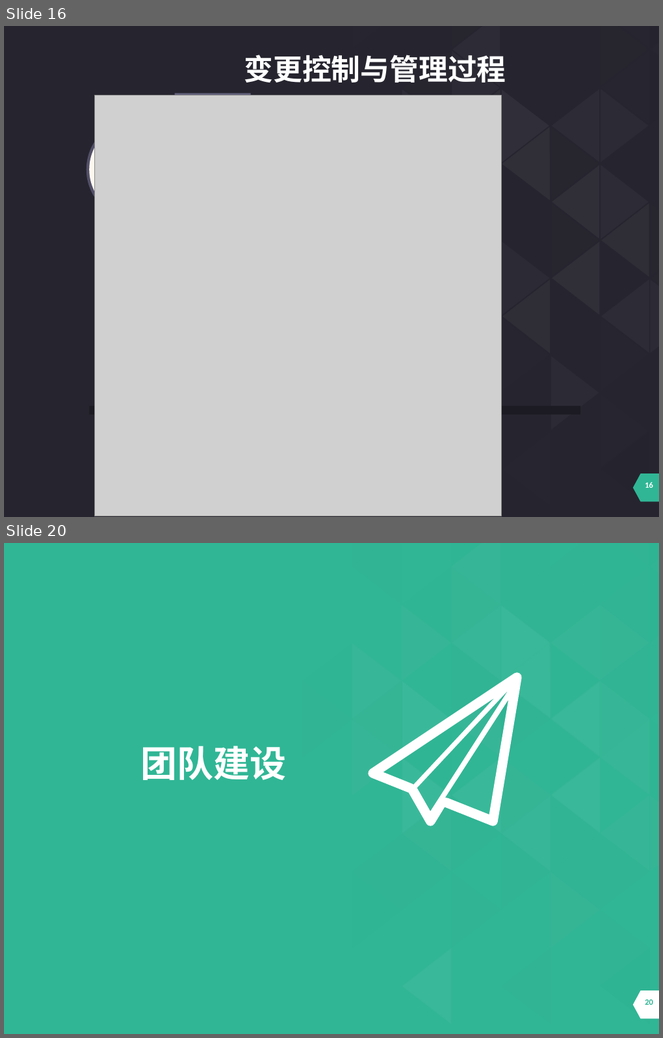
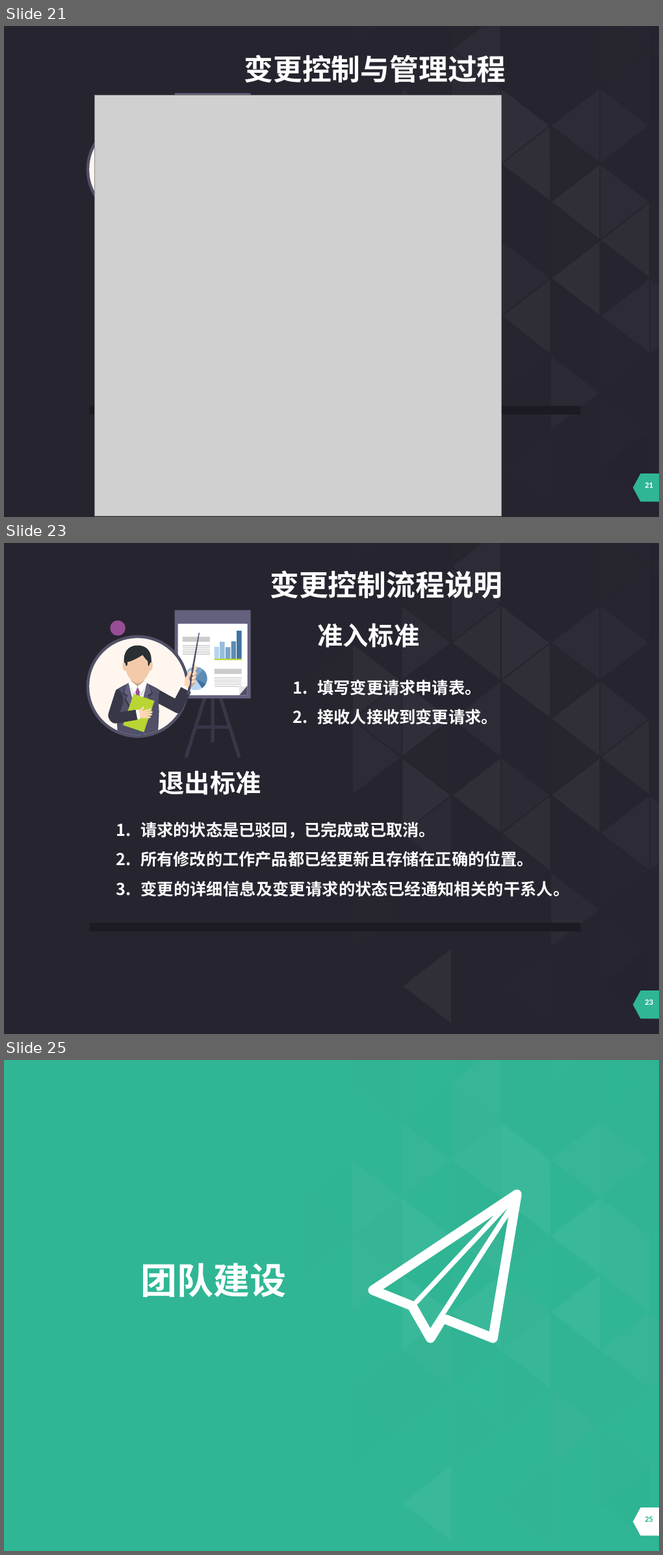
Before and after one commit to cchello/PRD2018-G01, a slide deck: 受控文档/需求管理阶段/PRD2018_G01_基于项目的案例教学系统需求变更评审PPT.pptx. Shown one above the other, each under a label of ours: slides 16 and 20 before the commit, slides 21, 23 and 25 after it; the slides between them are not shown. The pictures are 663x1038 and 663x1555 pixels, drawn with LibreOffice and Linux fonts; fonts in the diff are those of the drawing; grey boxes stand for pictures. Boxes give left, top, right and bottom in pixels: in the first picture for what was removed or moved away, otherwise in the second. Text is boxed around its words. In the diff, an @@ line names an element or a change of style, - is before the commit and + after.

Commit message:
变更评审文档修改2

```diff
--- a/受控文档/需求管理阶段/PRD2018_G01_基于项目的案例教学系统需求变更评审PPT.pptx
+++ b/受控文档/需求管理阶段/PRD2018_G01_基于项目的案例教学系统需求变更评审PPT.pptx
@@ slide 23 added at <box>4,543,659,1034</box>, background #26252F; not listed: 54 template elements that a slide beside it also shows @@
@@ text added at <box>270,570,503,598</box>, 32 pt, text #FFFFFF, bold @@
+变更控制流程说明
@@ ellipse added at <box>110,620,125,635</box>, fill #984E96 @@
@@ text added at <box>318,623,420,648</box>, 28 pt, text #FFFFFF, bold @@
+准入标准
@@ group added at <box>175,611,251,759</box>: 19 rectangles, 8 freeform shapes, 1 ellipse @@
@@ text added at <box>318,679,498,725</box>, 18 pt, text #FFFFFF, bold @@
+1. 填写变更请求申请表。
+2. 接收人接收到变更请求。
@@ group added at <box>87,633,199,738</box>: 44 freeform shapes, 2 ellipses, 1 rectangle @@
@@ text added at <box>159,771,261,795</box>, 28 pt, text #FFFFFF, bold @@
+退出标准
@@ text added at <box>140,822,570,897</box>, 18 pt, text #FFFFFF, bold @@
+1. 请求的状态是已驳回，已完成或已取消。
+2. 所有修改的工作产品都已经更新且存储在正确的位置。
+3. 变更的详细信息及变更请求的状态已经通知相关的干系人。
@@ group added at <box>303,643,452,1025</box>: 13 freeform shapes @@
@@ rectangle added at <box>89,923,581,932</box>, fill #1C1B23 @@
@@ what was slide 16 is now slide 21 @@
@@ page number at <box>645,482,653,488</box>: text changed @@
-16
+21
@@ what was slide 20 is now slide 25 @@
@@ page number at <box>645,1516,653,1522</box>: text changed @@
-20
+25
```
Also in this commit, not shown: 7 slides changed, 6 other slides added, 1 slide removed, 3 other files.
